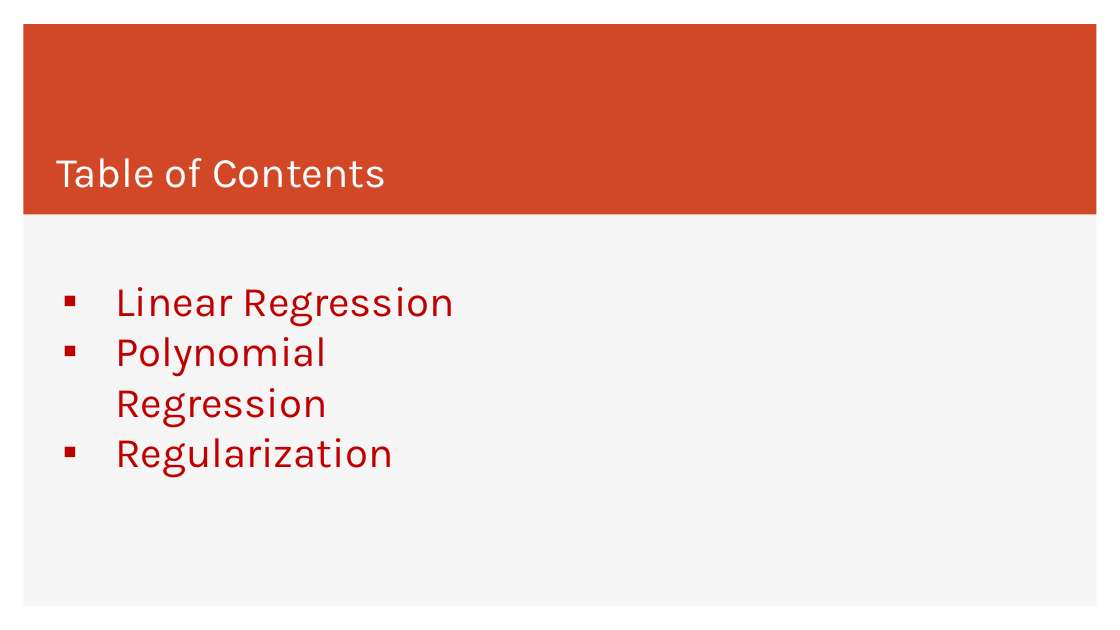
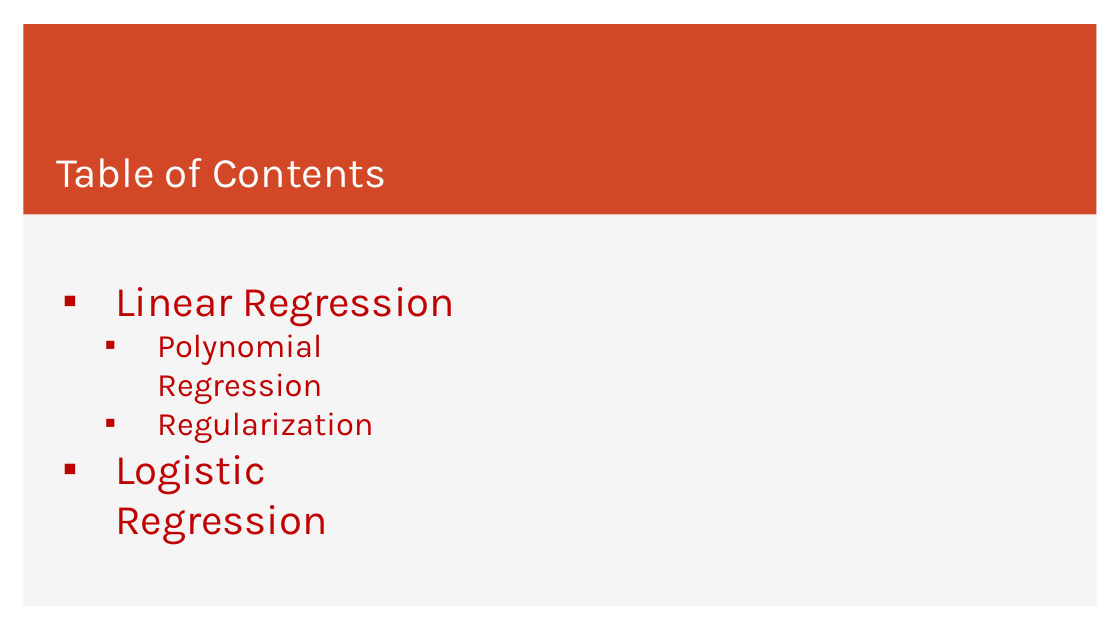
Before and after one commit to ichenwang/ml-course, a slide deck: slide 2 of lecture-2-linear-regression/slides/lecture-2-linear-regression.pptx. Drawn at 1120x630 pixels with LibreOffice and Linux fonts; fonts in the diff are those of the drawing. Boxes give left, top, right and bottom in pixels: in the first picture for what was removed or moved away, otherwise in the second. Text is boxed around its words. In the diff, an @@ line names an element or a change of style, - is before the commit and + after.

```diff
--- a/lecture-2-linear-regression/slides/lecture-2-linear-regression.pptx
+++ b/lecture-2-linear-regression/slides/lecture-2-linear-regression.pptx
@@ text at bbox=[157, 334, 373, 443]: size 36 to 28 pt in "Polynomial Regression", "Regularization"; list level 1 to 2 in "Polynomial Regression"; list level 1 to 2 in "Regularization" @@
@@ text at bbox=[115, 455, 328, 545]: paragraph added @@
+▪ Logistic Regression
```
Also in this commit, not shown: 3 other slides changed, 6 slides added.
